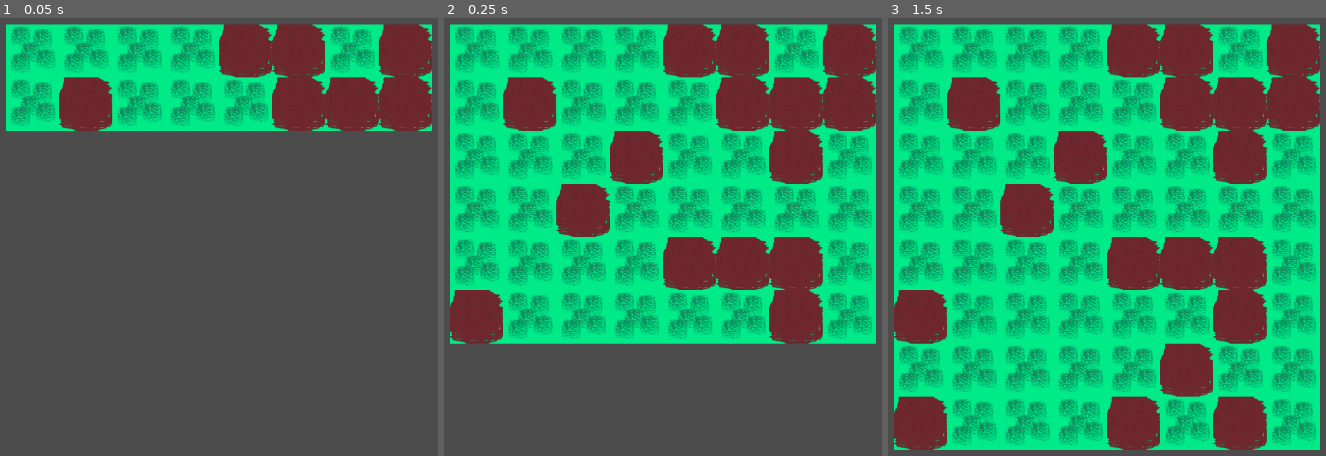
Above: before the commit, frames 1-3 (left to right).
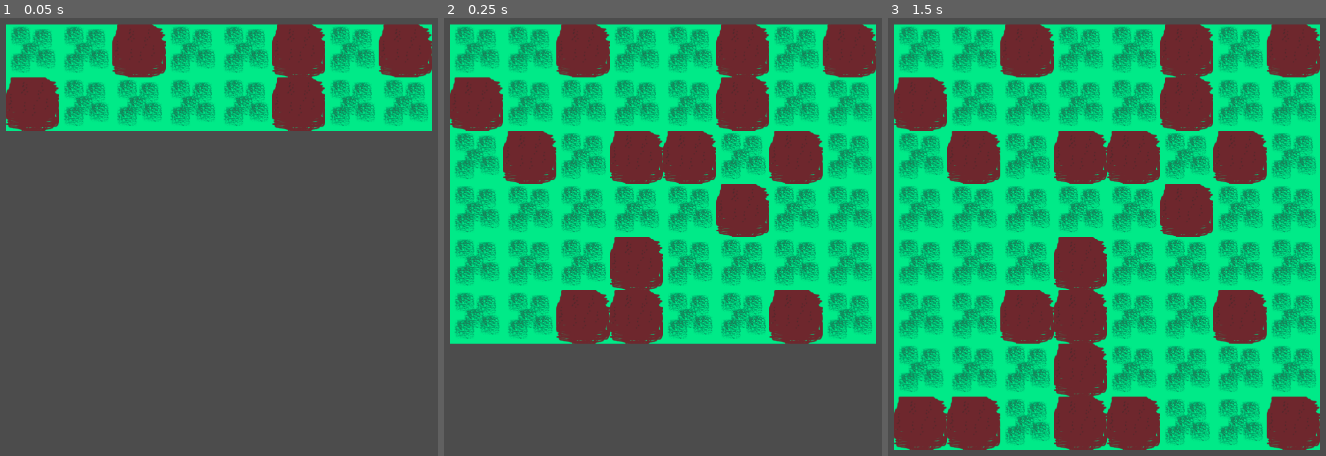
Above: after the commit, the same moments.

Repository: schonstal/7drl-2021
Game: Godot game, scene res://Scenes/Gameplay.tscn
The game is run twice, just before and just after one commit, with the same random seed, the same clock (stepped at 60 frames per second) and the same inputs.
Inputs (mouse positions are in pixels of both pictures, inside the frame that each line leads up to):
- Up to frame 1 (0.05 s): no input
- Up to frame 2 (0.25 s): no input
- Up to frame 3 (1.5 s): move the mouse to (1308, 215) at 0.52 s; tap Enter at 1.25 s; move the mouse to (975, 258) at 1.27 s

The runs differ from the first frame. In frame 1, 8.4% of the frame differs, in the area x 1-99%, y 1-26%; in frame 2, 24%; in frame 3, 32%, in the area x 1-99%, y 1-99%.

Commit message:
🔧 Split tiles/entites into two grids

Diff:
--- /dev/null
+++ b/Autoload/Constants.gd
@@ -0,0 +1 @@
+extends Node
--- a/Autoload/Game.gd
+++ b/Autoload/Game.gd
@@ -1,3 +1,6 @@
 extends Node
 
 var tutorial = false
+
+func _ready():
+  randomize()
--- /dev/null
+++ b/Entities/Entity.gd
@@ -0,0 +1,19 @@
+extends Node2D
+
+class_name Entity
+
+var TYPE_PLAYER = "player"
+var TYPE_ENEMY = "enemy"
+
+var grid_position = Vector2(0, 0)
+
+var hp = 0
+var entity_type = TYPE_ENEMY
+var hostile_types = [TYPE_PLAYER]
+
+var dead = false
+var attacked = false
+var stunned = false
+
+var damage = 1
+var armor = 0
--- /dev/null
+++ b/Entities/Entity.tscn
@@ -0,0 +1,7 @@
+[gd_scene load_steps=2 format=2]
+
+[ext_resource path="res://Entities/Entity.gd" type="Script" id=1]
+
+[node name="Entity" type="Node2D"]
+position = Vector2( 0, 96 )
+script = ExtResource( 1 )
--- /dev/null
+++ b/Grid/Entities.gd
@@ -0,0 +1,6 @@
+extends Node2D
+
+onready var grid = $Grid
+
+func get_entity(x, y):
+  return grid.get_tile(x, y)
--- /dev/null
+++ b/Grid/Entities.tscn
@@ -0,0 +1,11 @@
+[gd_scene load_steps=3 format=2]
+
+[ext_resource path="res://Grid/Grid.gd" type="Script" id=1]
+[ext_resource path="res://Grid/Entities.gd" type="Script" id=2]
+
+[node name="Entities" type="Node2D"]
+position = Vector2( 0, -96 )
+script = ExtResource( 2 )
+
+[node name="Grid" type="Node2D" parent="."]
+script = ExtResource( 1 )
--- a/Grid/Grid.gd
+++ b/Grid/Grid.gd
@@ -3,48 +3,24 @@
 export var width = 8
 export var height = 8
 
-export(Array,Resource) var tile_scenes = []
+var tiles = []
 
-var tiles = []
 var tile_width = 128
-var tile_height
+var tile_height = 128
 
-var wall_tile = preload("res://Tiles/Wall.tscn")
-var dummy_wall = null
-
-var enemy_spawn_count = 0
-
-# For easy yield sequencing
-signal sequence_completed
+var placeholder = null
 
 func _ready():
-  randomize()
+  create_empty_grid()
 
-  dummy_wall = wall_tile.instance()
-  position.x = 1920 / 2 - width * tile_width / 2
+func get_tile(x, y):
+  if outside_bounds(x, y):
+    return placeholder
 
-  EventBus.connect("level_completed", self, "_on_level_completed")
-  EventBus.connect("start_level", self, "_on_start_level")
-  EventBus.connect("game_over", self, "_on_game_over")
+  return tiles[x][y]
 
-  create_empty_grid()
-  call_deferred("populate_grid")
-
-func get_tile(position):
-  if outside_bounds(position):
-    return dummy_wall
-
-  return tiles[position.x][position.y]
-
-func outside_bounds(position):
-  return position.x < 0 ||\
-         position.y < 0 ||\
-         position.x >= width ||\
-         position.y >= height
-
-func populate_grid():
-  clear_grid()
-  call_deferred("spawn_tiles")
+func outside_bounds(x, y):
+  return x < 0 || y < 0 || x >= width || y >= height
 
 func clear_grid():
   for x in width:
@@ -59,38 +35,8 @@
     for y in height:
       tiles[x].append(null)
 
-func spawn_tiles():
-  for y in height:
-    var tile
-    for x in width:
-      if tiles[x][y] == null:
-        tile = spawn_tile(x, y)
-        tile.call_deferred("appear")
-      else:
-        tile = tiles[x][y]
-        tile.call_deferred("appear")
-
-    yield(get_tree().create_timer(0.05), "timeout")
-
-  emit_signal("sequence_completed")
-
-func spawn_tile(x, y):
-  var shuffled = tile_scenes.duplicate()
-  shuffled.shuffle()
-
-  var instance = null
-
-  while shuffled.size() > 0:
-    var scene = shuffled.pop_front()
-    instance = scene.instance()
-    instance.grid_position = Vector2(x, y)
-    tiles[x][y] = instance
-
-  add_child(instance)
-
-  return instance
-
-func pixel_to_grid(pixel_position):
+func pixel_to_grid(x, y):
+  var pixel_position = Vector2(x, y)
   var local_position = pixel_position - global_position
 
   if local_position.x < 0 || local_position.y < 0:
@@ -104,21 +50,12 @@
 
   return grid_position
 
-func grid_to_pixel(grid_position):
+func grid_to_pixel(x, y):
   return Vector2(
-      tile_width * grid_position.x + tile_width / 2,
-      tile_height * grid_position.y + tile_height / 2
+      tile_width * x + tile_width / 2,
+      tile_height * y + tile_height / 2
     )
 
 func mouse_to_grid():
   var mouse_position = get_viewport().get_mouse_position()
-  return pixel_to_grid(mouse_position)
-
-func _on_level_completed(data):
-  pass
-
-func _on_start_level(data):
-  pass
-
-func _on_game_over(data):
-  pass
+  return pixel_to_grid(mouse_position.x, mouse_position.y)
--- /dev/null
+++ b/Grid/Grid.tscn
@@ -0,0 +1,11 @@
+[gd_scene load_steps=3 format=2]
+
+[ext_resource path="res://Grid/Tiles.tscn" type="PackedScene" id=1]
+[ext_resource path="res://Grid/Entities.tscn" type="PackedScene" id=2]
+
+[node name="Grid" type="Node2D"]
+position = Vector2( 0, 96 )
+
+[node name="Tiles" parent="." instance=ExtResource( 1 )]
+
+[node name="Entities" parent="." instance=ExtResource( 2 )]
--- /dev/null
+++ b/Grid/Tiles.gd
@@ -0,0 +1,51 @@
+extends Node2D
+
+var wall_tile = preload("res://Tiles/Wall.tscn")
+
+export(Array,Resource) var tile_scenes = []
+
+onready var grid = $Grid
+
+signal sequence_completed
+
+func _ready():
+  grid.placeholder = wall_tile.instance()
+  call_deferred("populate_grid")
+
+func get_tile(x, y):
+  return grid.get_tile(x, y)
+
+func populate_grid():
+  grid.clear_grid()
+  call_deferred("spawn_tiles")
+
+func spawn_tiles():
+  for y in grid.height:
+    var tile
+    for x in grid.width:
+      if grid.tiles[x][y] == null:
+        tile = spawn_tile(x, y)
+        tile.call_deferred("appear")
+      else:
+        tile = grid.tiles[x][y]
+        tile.call_deferred("appear")
+
+    yield(get_tree().create_timer(0.05), "timeout")
+
+  emit_signal("sequence_completed")
+
+func spawn_tile(x, y):
+  var shuffled = tile_scenes.duplicate()
+  shuffled.shuffle()
+
+  var instance = null
+
+  while shuffled.size() > 0:
+    var scene = shuffled.pop_front()
+    instance = scene.instance()
+    instance.grid_position = Vector2(x, y)
+    grid.tiles[x][y] = instance
+
+  add_child(instance)
+
+  return instance
--- /dev/null
+++ b/Grid/Tiles.tscn
@@ -0,0 +1,11 @@
+[gd_scene load_steps=3 format=2]
+
+[ext_resource path="res://Grid/Grid.gd" type="Script" id=1]
+[ext_resource path="res://Grid/Tiles.gd" type="Script" id=2]
+
+[node name="Tiles" type="Node2D"]
+position = Vector2( 0, -96 )
+script = ExtResource( 2 )
+
+[node name="Grid" type="Node2D" parent="."]
+script = ExtResource( 1 )
--- /dev/null
+++ b/Scenes/Gameplay.gd
@@ -0,0 +1,12 @@
+extends Node2D
+
+onready var entities = $Entities
+onready var tiles = $Tiles
+
+func get_tile(x, y):
+  if tiles != null:
+    return tiles.get_tile(x, y)
+
+func get_entity(x, y):
+  if entities != null:
+    return entities.get_entity(x, y)
--- a/Scenes/Gameplay.tscn
+++ b/Scenes/Gameplay.tscn
@@ -1,12 +1,18 @@
-[gd_scene load_steps=4 format=2]
+[gd_scene load_steps=6 format=2]
 
-[ext_resource path="res://Grid/Grid.gd" type="Script" id=1]
-[ext_resource path="res://Tiles/Grass.tscn" type="PackedScene" id=2]
+[ext_resource path="res://Grid/Tiles.tscn" type="PackedScene" id=1]
+[ext_resource path="res://Grid/Entities.tscn" type="PackedScene" id=2]
 [ext_resource path="res://Tiles/Wall.tscn" type="PackedScene" id=3]
+[ext_resource path="res://Scenes/Gameplay.gd" type="Script" id=4]
+[ext_resource path="res://Tiles/Grass.tscn" type="PackedScene" id=5]
 
 [node name="Gameplay" type="Node2D"]
+script = ExtResource( 4 )
 
-[node name="Grid" type="Node2D" parent="."]
-position = Vector2( 0, 96 )
-script = ExtResource( 1 )
-tile_scenes = [ ExtResource( 2 ), ExtResource( 3 ), ExtResource( 2 ), ExtResource( 2 ) ]
+[node name="Board" type="Node2D" parent="."]
+position = Vector2( 448, 192 )
+
+[node name="Entities" parent="Board" instance=ExtResource( 2 )]
+
+[node name="Tiles" parent="Board" instance=ExtResource( 1 )]
+tile_scenes = [ ExtResource( 3 ), ExtResource( 5 ), ExtResource( 5 ), ExtResource( 5 ) ]
--- a/project.godot
+++ b/project.godot
@@ -8,9 +8,14 @@
 
 config_version=4
 
-_global_script_classes=[  ]
+_global_script_classes=[ {
+"base": "Node2D",
+"class": "Entity",
+"language": "GDScript",
+"path": "res://Entities/Entity.gd"
+} ]
 _global_script_class_icons={
-
+"Entity": ""
 }
 
 [application]
